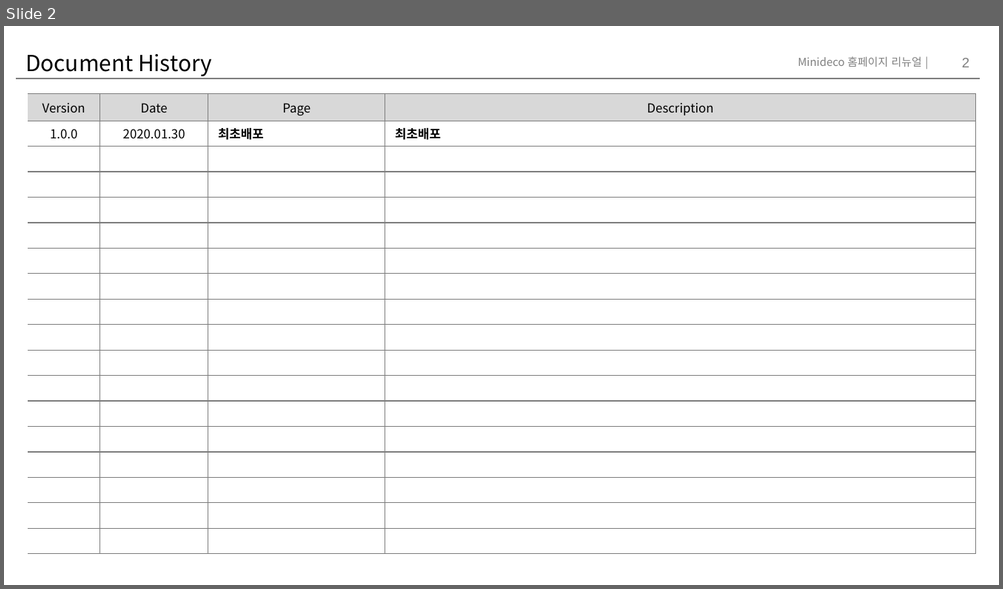
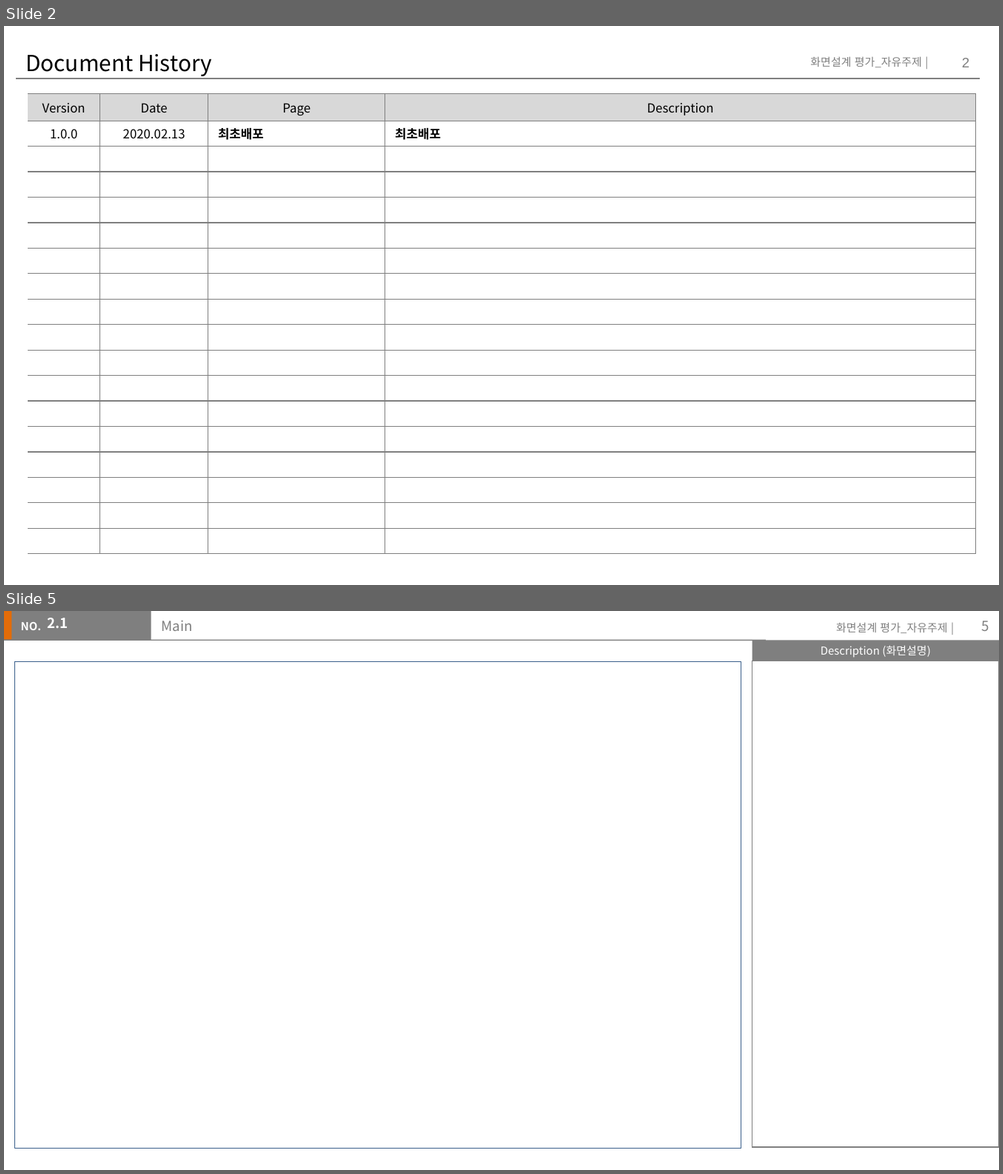
Before and after one commit to chaemilee9012/TIL2020, a slide deck: assignment/storyboard/이채미.pptx. Shown one above the other, each under a label of ours: slide 2 before the commit, slides 2 and 5 after it; the slides between them are not shown. The pictures are 1003x589 and 1003x1174 pixels, drawn with LibreOffice and Linux fonts; fonts in the diff are those of the drawing. Boxes give left, top, right and bottom in pixels: in the first picture for what was removed or moved away, otherwise in the second. Text is boxed around its words. In the diff, an @@ line names an element or a change of style, - is before the commit and + after.

```diff
--- a/assignment/storyboard/이채미.pptx
+++ b/assignment/storyboard/이채미.pptx
@@ slide 5 added at (x1=4, y1=611, x2=999, y2=1170), background #FFFFFF @@
@@ rectangle added at (x1=4, y1=611, x2=15, y2=640), fill #E36C09 @@
@@ rectangle added at (x1=12, y1=611, x2=151, y2=640), fill #7F7F7F @@
@@ text added at (x1=21, y1=622, x2=42, y2=630), 8 pt, text #FFFFFF, bold @@
+NO.
@@ text added at (x1=48, y1=618, x2=68, y2=628), 10 pt, text #FFFFFF, bold @@
+2.1
@@ title added at (x1=162, y1=620, x2=193, y2=631), 10 pt, text #7F7F7F @@
+Main
@@ text added at (x1=836, y1=622, x2=947, y2=633), 8 pt, text #7F7F7F @@
+화면설계 평가_자유주제 |
@@ page number added at (x1=981, y1=621, x2=988, y2=631), 10 pt, text #7F7F7F @@
+5
@@ line added from (4, 640) to (766, 640), #7F7F7F 0.75 pt @@
@@ rectangle added at (x1=752, y1=640, x2=999, y2=661), fill #7F7F7F, 8 pt, text #FFFFFF @@
+Description (화면설명)
@@ rectangle added at (x1=14, y1=662, x2=740, y2=1149), fill #FFFFFF, outline #3A5F8C 0.25 pt @@
@@ rectangle added at (x1=752, y1=661, x2=999, y2=1147), outline #7F7F7F 0.75 pt @@
@@ slide 2 changed as well @@
@@ text at (x1=810, y1=56, x2=922, y2=67): text changed @@
-Minideco 홈페이지 리뉴얼 |
+화면설계 평가_자유주제 |
@@ table at (x1=28, y1=93, x2=976, y2=554) @@
-row 2, column 2: 2020.01.30
+row 2, column 2: 2020.02.13
```
Also in this commit, not shown: 3 other slides changed, 4 other slides added, 16 slides removed, 13 other files.
